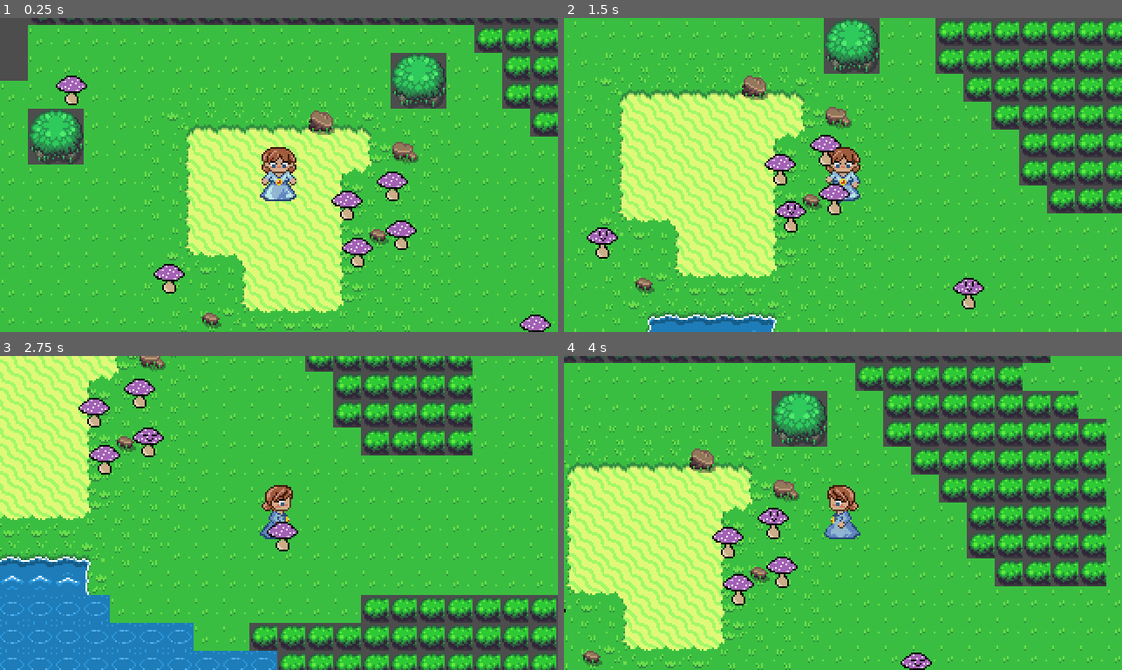
Above: before the commit, frames 1-4 (two rows, left to right).
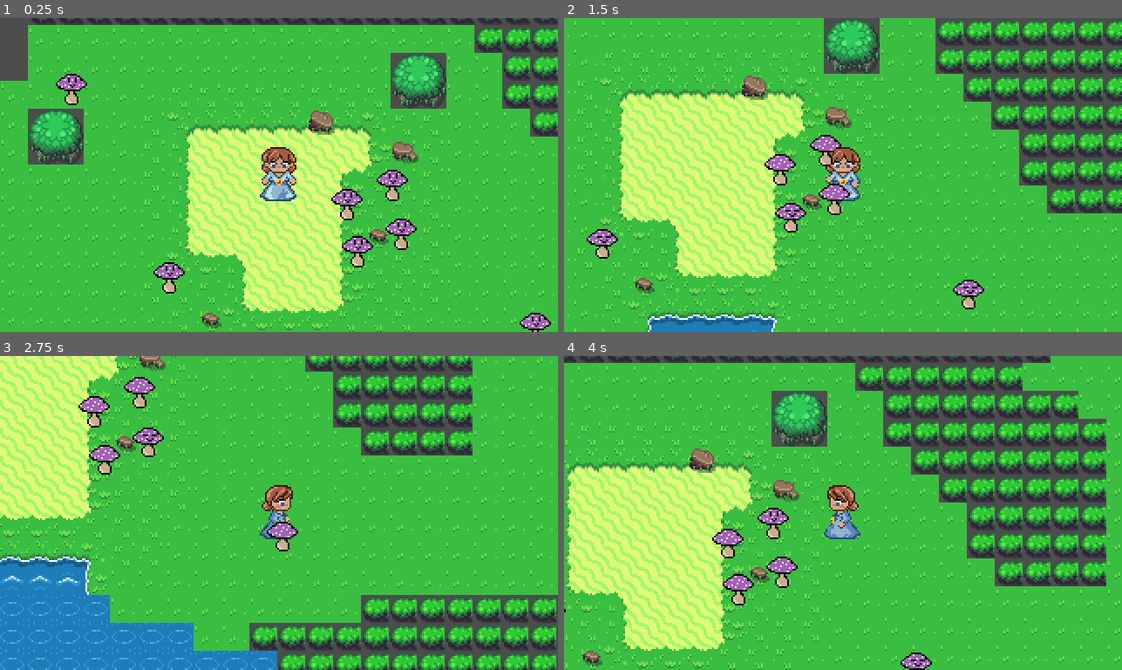
Above: after the commit, the same moments.

Repository: maxthi/GameJam24
Game: Godot game, scene res://levels/level1/level1_scene.tscn
Same seed, same stepped clock (60 frames per second), same inputs: the game is played once before the commit and once after it. This scene is started directly instead of the project's main scene.
Inputs:
- Up to frame 1 (0.25 s): no input
- Up to frame 2 (1.5 s): tap Enter at 0.5 s; hold D (move_right) 0.53-1.28 s; hold S (move_down) from 1.28 s (still down)
- Up to frame 3 (2.75 s): release S (move_down) at 2.03 s; hold D (move_right) from 2.03 s (still down)
- Up to frame 4 (4 s): release D (move_right) at 2.78 s; hold W (move_up) 2.78-3.53 s; hold A (move_left) from 3.53 s (still down)

The runs differ from the first frame. In frame 1, 1.2% of the frame differs, in the area x 10-99%, y 17-100%; in frame 2, 0.6%; in frame 3, 0.3%; in frame 4, 0.2%.
Error before the commit: Invalid access to property or key 'on_collectible_pickup' on a base object of type 'Nil'. (res://objects/player/player_script.gd:17)
Error after the commit: Invalid access to property or key 'on_collectible_pickup' on a base object of type 'Nil'. (res://objects/player/player_script.gd:32)

Commit message:
update

Diff:
--- /dev/null
+++ b/graphics/collectable_items_textures/speech_bubble_atlas_texture.tres
@@ -0,0 +1,7 @@
+[gd_resource type="AtlasTexture" load_steps=2 format=3 uid="uid://d0evduonpogeb"]
+
+[ext_resource type="Texture2D" uid="uid://wo044pkkotm7" path="res://graphics/raw/ZeldaLike/font.png" id="1_qxa1p"]
+
+[resource]
+atlas = ExtResource("1_qxa1p")
+region = Rect2(0, 48, 240, 72)
--- a/graphics/effects/PostProcess.tscn
+++ b/graphics/effects/PostProcess.tscn
@@ -8,20 +8,20 @@
 
 [sub_resource type="ShaderMaterial" id="ShaderMaterial_g7030"]
 shader = ExtResource("2_othf7")
-shader_parameter/intensity_mix = 0.0
+shader_parameter/intensity_mix = 1.0
 
 [sub_resource type="ShaderMaterial" id="ShaderMaterial_qruwc"]
 shader = ExtResource("3_0u040")
 shader_parameter/shift_rate = 0.05
-shader_parameter/intensity_mix = 0.0
+shader_parameter/intensity_mix = 1.0
 
 [sub_resource type="ShaderMaterial" id="ShaderMaterial_nk3ni"]
 shader = ExtResource("4_l6ide")
-shader_parameter/intensity_mix = 0.0
+shader_parameter/intensity_mix = 1.0
 
 [sub_resource type="ShaderMaterial" id="ShaderMaterial_k6irn"]
 shader = ExtResource("5_jly2q")
-shader_parameter/intensity_mix = 0.0
+shader_parameter/intensity_mix = 1.0
 
 [node name="PostProcess" type="CanvasLayer"]
 layer = 3
@@ -30,6 +30,7 @@
 [node name="EvilColorsLayer" type="CanvasLayer" parent="."]
 
 [node name="Effect" type="ColorRect" parent="EvilColorsLayer"]
+visible = false
 material = SubResource("ShaderMaterial_g7030")
 anchors_preset = 15
 anchor_right = 1.0
@@ -40,6 +41,7 @@
 [node name="ColorShiftLayer" type="CanvasLayer" parent="."]
 
 [node name="Effect" type="ColorRect" parent="ColorShiftLayer"]
+visible = false
 material = SubResource("ShaderMaterial_qruwc")
 anchors_preset = 15
 anchor_right = 1.0
@@ -50,6 +52,7 @@
 [node name="VignetteLayer" type="CanvasLayer" parent="."]
 
 [node name="Effect" type="ColorRect" parent="VignetteLayer"]
+visible = false
 material = SubResource("ShaderMaterial_nk3ni")
 anchors_preset = 15
 anchor_right = 1.0
@@ -60,6 +63,7 @@
 [node name="ShiftLayer" type="CanvasLayer" parent="."]
 
 [node name="Effect" type="ColorRect" parent="ShiftLayer"]
+visible = false
 material = SubResource("ShaderMaterial_k6irn")
 anchors_preset = 15
 anchor_right = 1.0
--- a/objects/mushroom/mushroom.tscn
+++ b/objects/mushroom/mushroom.tscn
@@ -38,8 +38,8 @@
 
 [node name="AnimatedSprite2D" type="AnimatedSprite2D" parent="."]
 sprite_frames = SubResource("SpriteFrames_klr42")
-frame = 1
-frame_progress = 0.0694918
+animation = &"smile"
+frame_progress = 0.972222
 
 [node name="CollisionShape2D" type="CollisionShape2D" parent="."]
 position = Vector2(-1, 5)
--- a/objects/player/player_scene.tscn
+++ b/objects/player/player_scene.tscn
@@ -1,12 +1,27 @@
-[gd_scene load_steps=6 format=3 uid="uid://cahstxitftu16"]
+[gd_scene load_steps=11 format=3 uid="uid://cahstxitftu16"]
 
 [ext_resource type="Script" path="res://objects/player/player_script.gd" id="1_mep4n"]
 [ext_resource type="SpriteFrames" uid="uid://cht262gcbhoht" path="res://graphics/character/character.tres" id="2_3t8k3"]
 [ext_resource type="AudioStream" uid="uid://clpjwy0h7q4wb" path="res://sounds/character/step1.mp3" id="3_2x6mg"]
 [ext_resource type="AudioStream" uid="uid://dbwwrs2bbo0n6" path="res://sounds/character/running-in-grass-6237.wav" id="4_ea578"]
+[ext_resource type="Texture2D" uid="uid://n8s4gxgqnwm3" path="res://graphics/raw/heart/heart3.png" id="5_3o3qm"]
+[ext_resource type="AudioStream" uid="uid://74bfsjxyktcf" path="res://sounds/character/bite-small.wav" id="5_80ssu"]
+[ext_resource type="AudioStream" uid="uid://pju7fht7jwlh" path="res://sounds/character/bite-small2.wav" id="6_ltlrg"]
+[ext_resource type="AudioStream" uid="uid://dueglw0f4i4tx" path="res://sounds/character/bite-small3.wav" id="7_wyckw"]
 
 [sub_resource type="RectangleShape2D" id="RectangleShape2D_bxhwi"]
 size = Vector2(14, 14)
+
+[sub_resource type="SpriteFrames" id="SpriteFrames_wv624"]
+animations = [{
+"frames": [{
+"duration": 1.0,
+"texture": ExtResource("5_3o3qm")
+}],
+"loop": true,
+"name": &"heart",
+"speed": 5.0
+}]
 
 [node name="Player" type="CharacterBody2D"]
 script = ExtResource("1_mep4n")
@@ -31,3 +46,19 @@
 
 [node name="steps" type="AudioStreamPlayer" parent="audio"]
 stream = ExtResource("4_ea578")
+
+[node name="bite" type="AudioStreamPlayer" parent="audio"]
+stream = ExtResource("5_80ssu")
+
+[node name="bite2" type="AudioStreamPlayer" parent="audio"]
+stream = ExtResource("6_ltlrg")
+
+[node name="bite3" type="AudioStreamPlayer" parent="audio"]
+stream = ExtResource("7_wyckw")
+
+[node name="SpeechBubble" type="AnimatedSprite2D" parent="."]
+visible = false
+texture_filter = 1
+position = Vector2(19, -27)
+sprite_frames = SubResource("SpriteFrames_wv624")
+animation = &"heart"
--- a/objects/player/player_script.gd
+++ b/objects/player/player_script.gd
@@ -7,7 +7,22 @@
 var _moveSpeed: float = DEFAULT_MOVE_SPEED
 var _lastMoveVec: Vector2
 
+# plants
+const MAX_PLANTS = 10
+var _plantCount = 0
+
 var _rng = RandomNumberGenerator.new()
+
+# speech bubble timer
+var _speechBubbleTimer = 0
+
+func showSpeechBubble( icon, time ):
+	_speechBubbleTimer = time
+	$SpeechBubble.show()
+	$SpeechBubble.play(icon)
+
+func hideSpeechBubble():
+	$SpeechBubble.hide()
 
 @onready var _animated_sprite = $AnimatedSprite2D
 
@@ -86,10 +101,15 @@
 		if $audio/steps.playing:
 				$audio/steps.stop()
 
+	# speech bubble timer
+	if _speechBubbleTimer > 0:
+		_speechBubbleTimer -= delta
+	else:
+		hideSpeechBubble()
 
 
 func _on_collectible_interact( effectName : String ):
-
+	showSpeechBubble("heart", 2)
 	if effectName == "speed":
 		_effect_speed()
 	elif effectName == "invert_view":
@@ -103,6 +123,15 @@
 	elif effectName == "shift":
 		_postProcessEffect.enable_effect_Shift()
 	print( "Run over effect " + effectName )
+
+	var array = [$audio/bite, $audio/bite2, $audio/bite3]
+	var rnd = _rng.randi_range(0,array.size()-1)
+	array[rnd].play()
+
+	_plantCount += 1
+	if _plantCount >= MAX_PLANTS:
+		get_tree().change_scene_to_file("res://levels/test/max_testscene.tscn")
+
 
 
 func _effect_speed():
Binary file added: graphics/raw/heart/heart.png
Not shown, added: graphics/raw/heart/heart.png.import
Binary file added: graphics/raw/heart/heart2.png
Not shown, added: graphics/raw/heart/heart2.png.import
Binary file added: graphics/raw/heart/heart3.png
Not shown, added: graphics/raw/heart/heart3.png.import
Not shown, removed: sounds/character/Footsteps-in-grass-fast-www.fesliyanstudios.com.mp3.import
Not shown, added: sounds/character/bite-small.wav.import
Not shown, added: sounds/character/bite-small2.wav.import
Not shown, added: sounds/character/bite-small3.wav.import
Not shown, changed: sounds/character/source.txt
Not shown, removed: sounds/character/Footsteps-in-grass-fast-www.fesliyanstudios.com.mp3
(and 3 more such lines)
